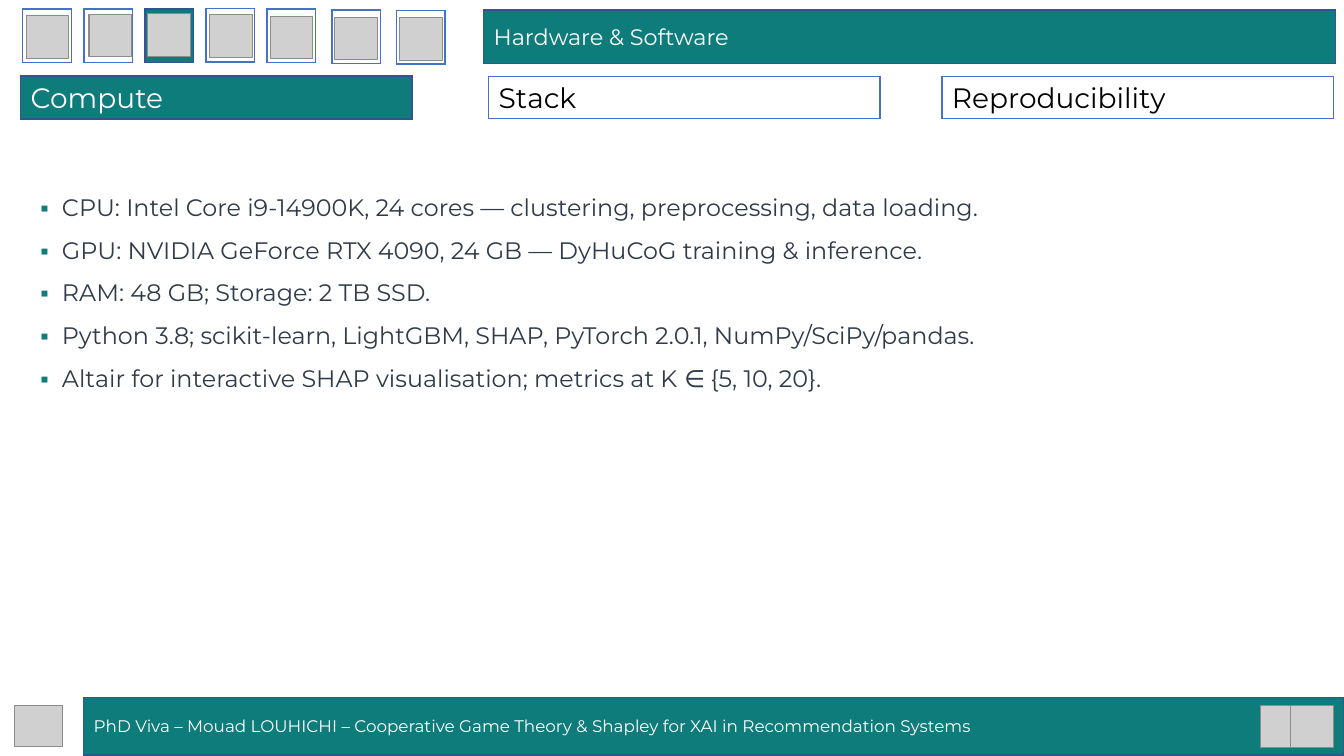
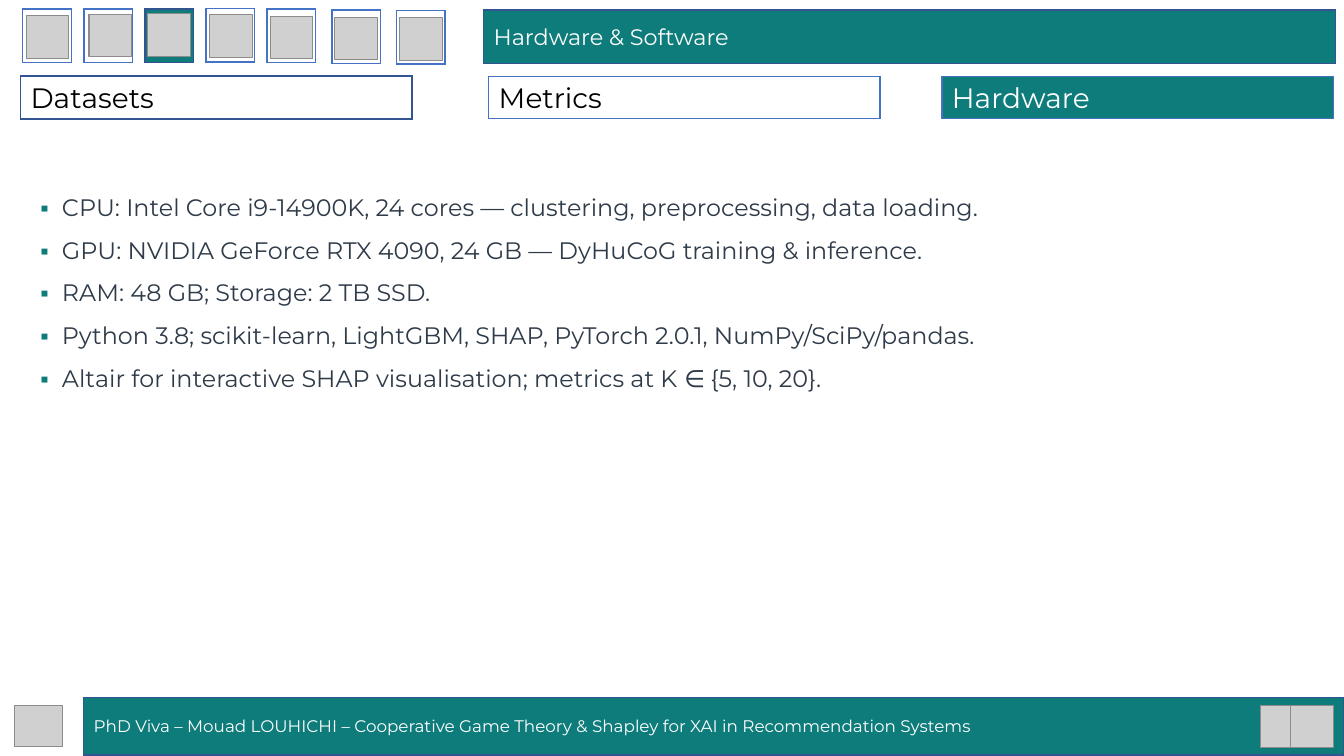
Before and after one commit to mouadlouhichi/phd-prep, a slide deck: slide 17 of viva/MOUAD_LOUHICHI_VIVA_40min.pptx. Drawn at 1344x756 pixels with LibreOffice and Linux fonts; fonts in the diff are those of the drawing; grey boxes stand for pictures. Boxes give left, top, right and bottom in pixels: in the first picture for what was removed or moved away, otherwise in the second. Text is boxed around its words. In the diff, an @@ line names an element or a change of style, - is before the commit and + after.

```diff
--- a/viva/MOUAD_LOUHICHI_VIVA_40min.pptx
+++ b/viva/MOUAD_LOUHICHI_VIVA_40min.pptx
@@ rectangle "Datasets" at box(21, 76, 412, 119): fill #0E7C7B to #FFFFFF @@
@@ text in rectangle at box(31, 88, 154, 108): text changed; text colour #FFFFFF to #000000 @@
-Compute
+Datasets
@@ text in rectangle at box(499, 87, 602, 108): text changed @@
-Stack
+Metrics
@@ rectangle "Hardware" at box(943, 77, 1334, 119): fill #FFFFFF to #0E7C7B @@
@@ text in rectangle at box(952, 87, 1090, 108): text changed; text colour #000000 to #FFFFFF @@
-Reproducibility
+Hardware
```
Also in this commit, not shown: 43 other slides changed, 1 other file.
